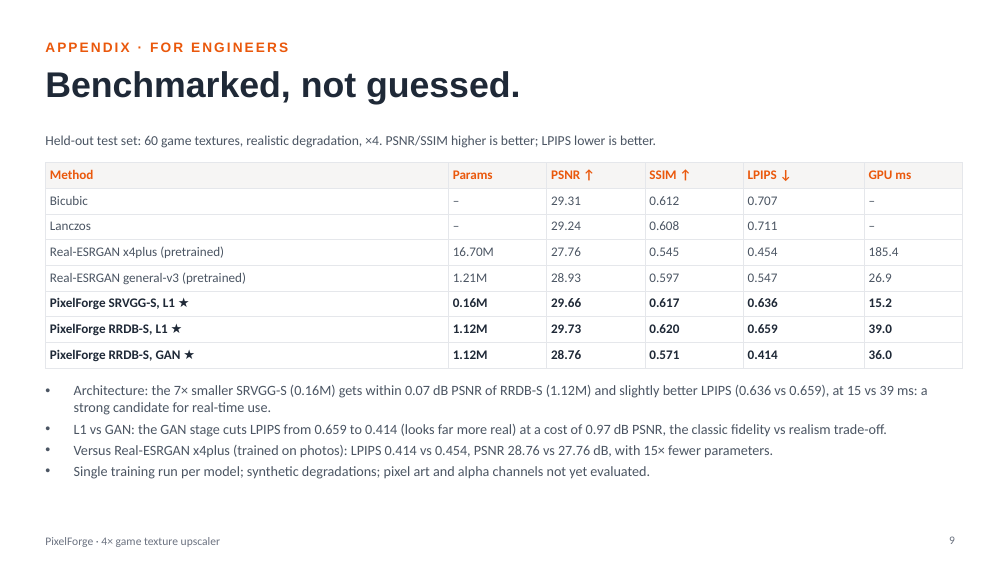
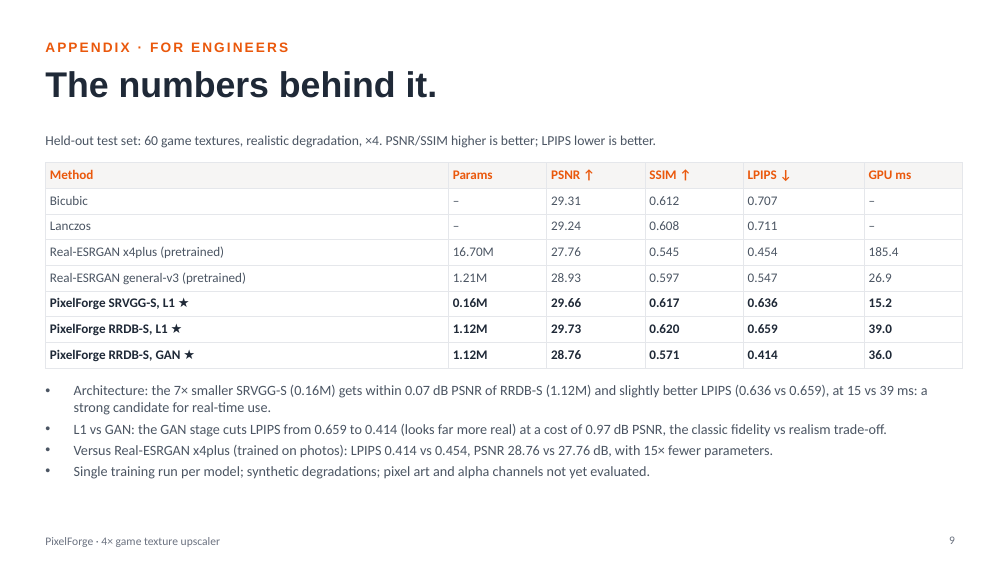
Before and after one commit to Priyanshu-Singh-git/pixelforge, a slide deck: slide 9 of presentation/deck.pptx. Drawn at 1008x567 pixels with LibreOffice and Linux fonts; fonts in the diff are those of the drawing. Boxes give left, top, right and bottom in pixels: in the first picture for what was removed or moved away, otherwise in the second. Text is boxed around its words. In the diff, an @@ line names an element or a change of style, - is before the commit and + after.

```diff
--- a/presentation/deck.pptx
+++ b/presentation/deck.pptx
@@ title at (45, 71, 438, 98): text changed @@
-Benchmarked, not guessed.
+The numbers behind it.
```
Also in this commit, not shown: 1 other slide changed, 6 other files.
